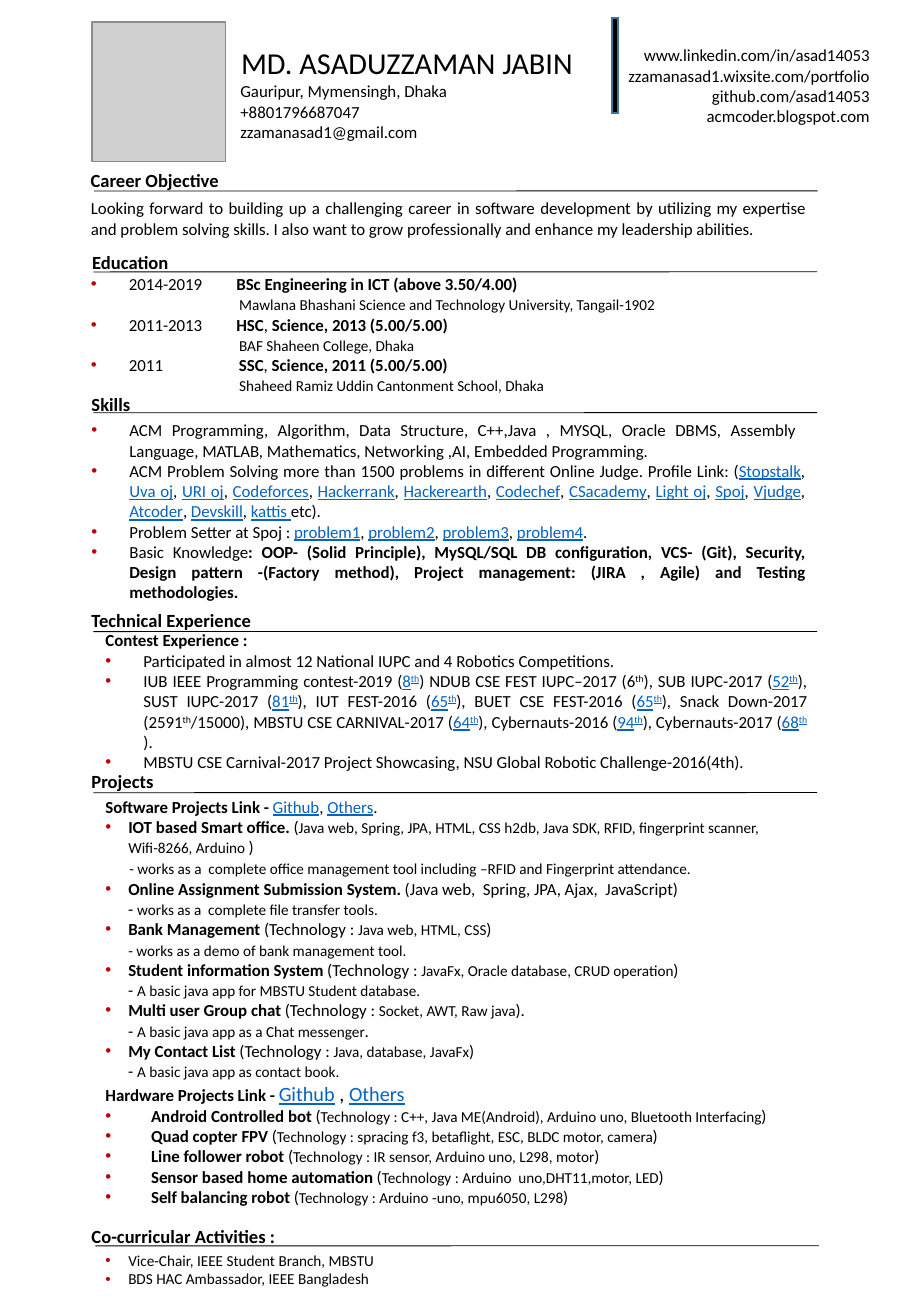
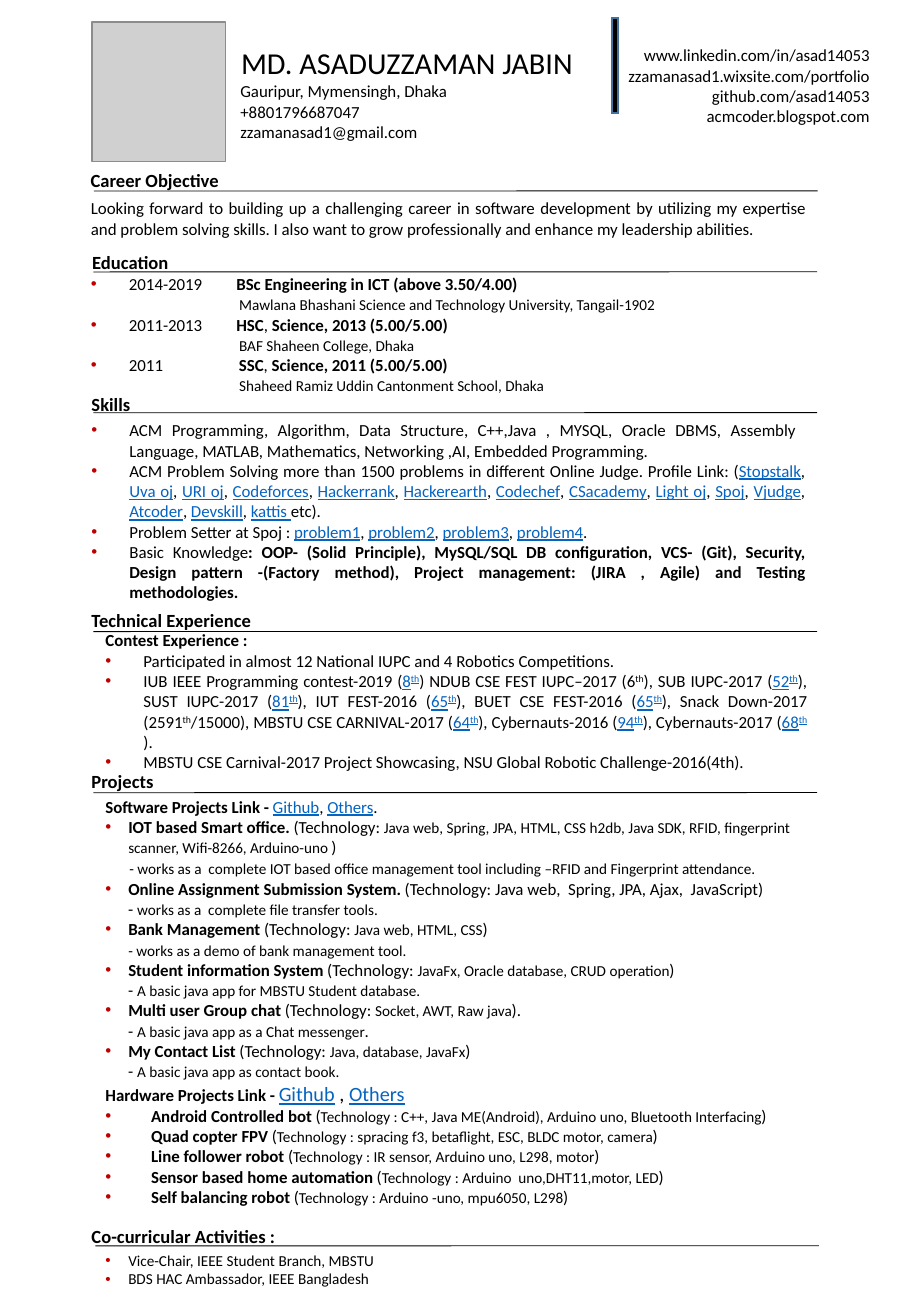
Before and after one commit to asad14053/Miscellaneous, a slide deck: slide 1 of my CV/main cv/asad_cv.pptx. Drawn at 911x1316 pixels with LibreOffice and Linux fonts; fonts in the diff are those of the drawing; grey boxes stand for pictures. Boxes give left, top, right and bottom in pixels: in the first picture for what was removed or moved away, otherwise in the second. Text is boxed around its words. In the diff, an @@ line names an element or a change of style, - is before the commit and + after.

```diff
--- a/my CV/main cv/asad_cv.pptx
+++ b/my CV/main cv/asad_cv.pptx
@@ text at (128,821,790,898): text changed @@
-• IOT based Smart office. (Java web, Spring, JPA, HTML, CSS h2db, Java SDK, RFID, fingerprint scanner, Wifi-8266, Arduino )
-- works as a complete office management tool including –RFID and Fingerprint attendance.
-• Online Assignment Submission System. (Java web, Spring, JPA, Ajax, JavaScript)
+• IOT based Smart office. (Technology: Java web, Spring, JPA, HTML, CSS h2db, Java SDK, RFID, fingerprint scanner, Wifi-8266, Arduino-uno )
+- works as a complete IOT based office management tool including –RFID and Fingerprint attendance.
+• Online Assignment Submission System. (Technology: Java web, Spring, JPA, Ajax, JavaScript)
@@ text at (128,923,483,938): spaces changed @@
-• Bank Management (Technology : Java web, HTML, CSS)
+• Bank Management (Technology: Java web, HTML, CSS)
@@ text at (128,964,670,979): spaces changed @@
-• Student information System (Technology : JavaFx, Oracle database, CRUD operation)
+• Student information System (Technology: JavaFx, Oracle database, CRUD operation)
@@ text at (128,1004,512,1019): spaces changed @@
-• Multi user Group chat (Technology : Socket, AWT, Raw java).
+• Multi user Group chat (Technology: Socket, AWT, Raw java).
@@ text at (128,1045,465,1060): spaces changed @@
-• My Contact List (Technology : Java, database, JavaFx)
+• My Contact List (Technology: Java, database, JavaFx)
```
Also in this commit, not shown: 9 other files.
